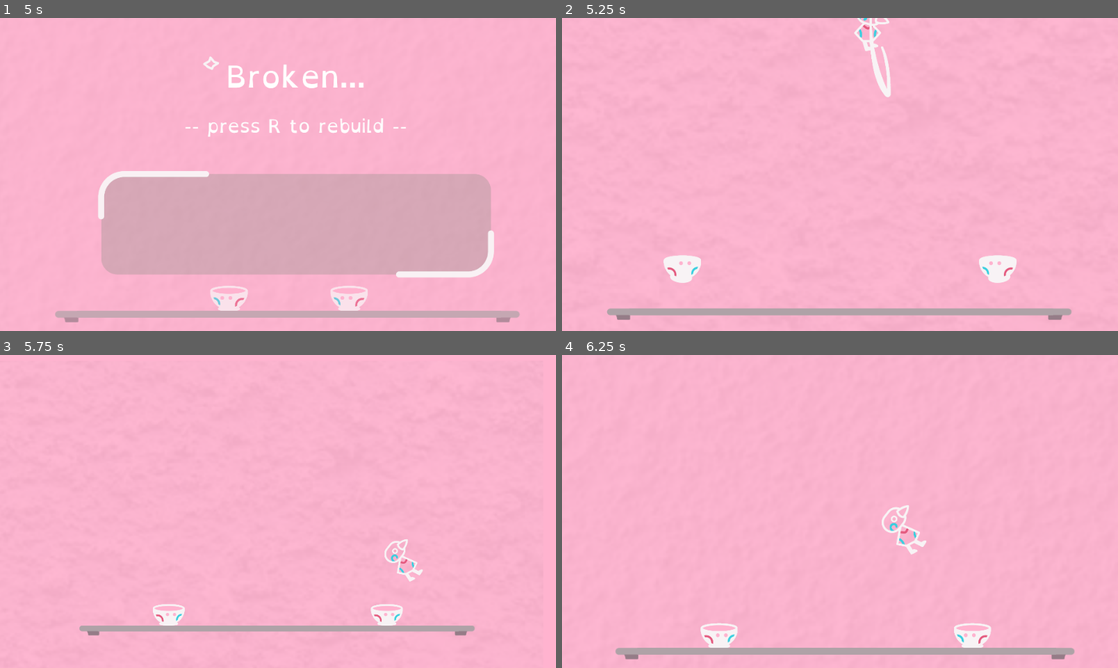
Above: before the commit, frames 1-4 (two rows, left to right).
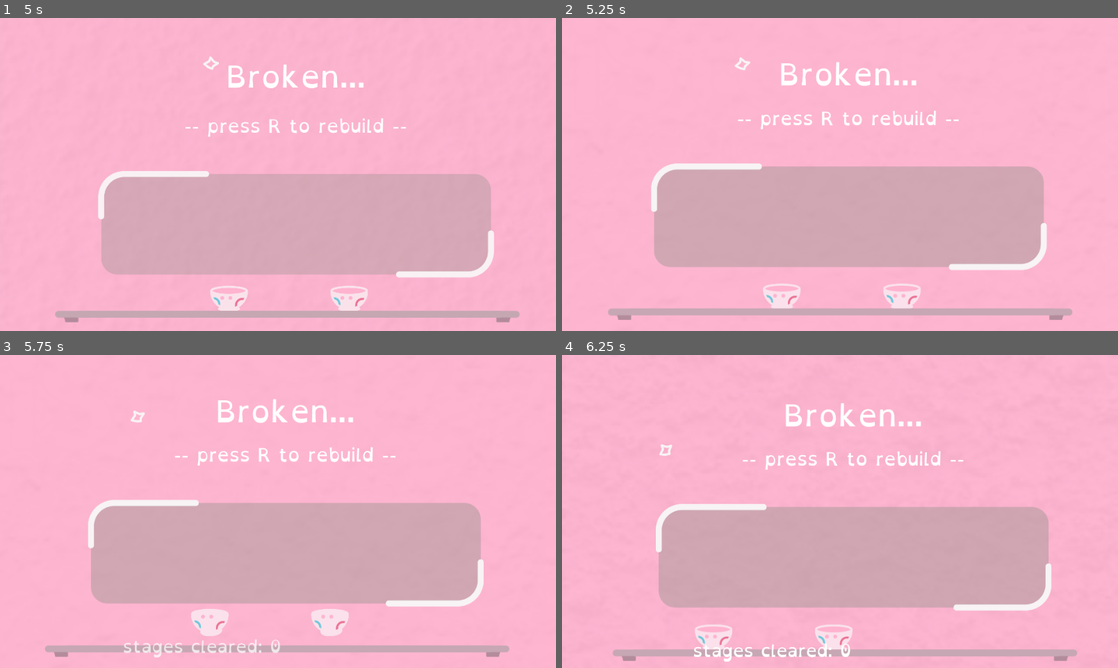
Above: after the commit, the same moments.

Repository: TrueNarwhak/Glassware
Game: Godot game, scene res://rooms/Controller.tscn
The game is run twice, just before and just after one commit, with the same random seed, the same clock (stepped at 60 frames per second) and the same inputs.
Inputs (mouse positions are in pixels of both pictures, inside the frame that each line leads up to):
- Up to frame 1 (5 s): tap Enter (ui_accept) at 0.5 s; move the mouse to (400, 158) at 0.52 s; hold D (move_right) 0.53-2.03 s; click (400, 158) at 0.6 s; tap Space (jump) at 0.77, 1.07, 1.52, 1.82, 3.02, 3.32, 3.77, 4.07, 4.52, 4.82 s; move the mouse to (166, 190) at 1.27 s; click (166, 190) at 1.35 s; move the mouse to (333, 105) at 2.02 s; hold A (move_left) 2.03-2.78 s; click (333, 105) at 2.1 s; move the mouse to (250, 237) at 2.77 s; hold D (move_right) 2.78-4.28 s; click (250, 237) at 2.85 s; move the mouse to (444, 221) at 3.52 s; click (444, 221) at 3.6 s; move the mouse to (111, 127) at 4.27 s; hold A (move_left) from 4.28 s (still down); click (111, 127) at 4.35 s
- Up to frame 2 (5.25 s): tap R (restart) at 5 s; move the mouse to (867, 174) at 5.02 s; release A (move_left) at 5.03 s; hold D (move_right) from 5.03 s (still down); click (867, 174) at 5.1 s
- Up to frame 3 (5.75 s): keep holding D (move_right)
- Up to frame 4 (6.25 s): tap R (restart) at 5.75 s; move the mouse to (756, 433) at 5.77 s; release D (move_right) at 5.78 s; hold A (move_left) from 5.78 s (still down); click (756, 433) at 5.85 s; tap Space (jump) at 6.02 s

Frame 1 is identical in both runs. In frame 2, 25% of the frame differs, in the area x 8-92%, y 0-97%; in frame 3, 29%, in the area x 8-92%, y 14-97%; in frame 4, 26%.

Commit message:
Run stats added stages cleared
need another value probably

Diff:
--- a/Glass Like/objects/Player.tscn
+++ b/Glass Like/objects/Player.tscn
@@ -145,13 +145,13 @@
 [node name="BatWingsL" type="AnimatedSprite" parent="BatWings"]
 position = Vector2( 7, -10 )
 frames = SubResource( 4 )
-frame = 2
+frame = 1
 playing = true
 
 [node name="BatWingsR" type="AnimatedSprite" parent="BatWings"]
 position = Vector2( 239, -10 )
 frames = SubResource( 4 )
-frame = 2
+frame = 1
 playing = true
 flip_h = true
 
--- a/Glass Like/rooms/Menus/RunStats.gd
+++ b/Glass Like/rooms/Menus/RunStats.gd
@@ -6,6 +6,8 @@
 onready var slot_large0 = $Control/FadeIn/SlotLarge0
 onready var slot_large1 = $Control/FadeIn/SlotLarge1
 onready var slot_large2 = $Control/FadeIn/SlotLarge2
+
+onready var stages_cleared_num = $Control/FadeIn2/StagesClearedNum
 
 var can_respawn = false
 
@@ -16,6 +18,8 @@
 	slot_large1.texture = item_hud.slot1.texture
 	slot_large2.texture = item_hud.slot2.texture
 
+	stages_cleared_num.text = str(ItemAndStages.stages_cleared)
+
 func _process(delta):
 	if Input.is_action_just_pressed("restart") and can_respawn:
 		get_tree().reload_current_scene()
--- a/Glass Like/rooms/Menus/RunStats.tscn
+++ b/Glass Like/rooms/Menus/RunStats.tscn
@@ -15,9 +15,13 @@
 size = 32
 font_data = ExtResource( 1 )
 
+[sub_resource type="DynamicFont" id=5]
+size = 30
+font_data = ExtResource( 1 )
+
 [sub_resource type="Animation" id=3]
 resource_name = "ComeIn"
-length = 2.1
+length = 3.1
 tracks/0/type = "value"
 tracks/0/path = NodePath("Come:position")
 tracks/0/interp = 1
@@ -97,12 +101,48 @@
 tracks/6/imported = false
 tracks/6/enabled = true
 tracks/6/keys = {
-"times": PoolRealArray( 1.7 ),
+"times": PoolRealArray( 2.8 ),
 "transitions": PoolRealArray( 1 ),
 "values": [ {
 "args": [  ],
 "method": "set_respawn_ability"
 } ]
+}
+tracks/7/type = "value"
+tracks/7/path = NodePath("FadeIn2:visible")
+tracks/7/interp = 1
+tracks/7/loop_wrap = true
+tracks/7/imported = false
+tracks/7/enabled = true
+tracks/7/keys = {
+"times": PoolRealArray( 0, 2.2 ),
+"transitions": PoolRealArray( 1, 1 ),
+"update": 1,
+"values": [ false, true ]
+}
+tracks/8/type = "value"
+tracks/8/path = NodePath("FadeIn2:modulate")
+tracks/8/interp = 1
+tracks/8/loop_wrap = true
+tracks/8/imported = false
+tracks/8/enabled = true
+tracks/8/keys = {
+"times": PoolRealArray( 2.2, 2.7 ),
+"transitions": PoolRealArray( 1, 0.287175 ),
+"update": 0,
+"values": [ Color( 1, 1, 1, 0 ), Color( 1, 1, 1, 1 ) ]
+}
+tracks/9/type = "value"
+tracks/9/path = NodePath("FadeIn2:position")
+tracks/9/interp = 1
+tracks/9/loop_wrap = true
+tracks/9/imported = false
+tracks/9/enabled = true
+tracks/9/keys = {
+"times": PoolRealArray( 2.1, 2.7 ),
+"transitions": PoolRealArray( 0.34151, 0.34151 ),
+"update": 0,
+"values": [ Vector2( -54, 44 ), Vector2( 0, 44 ) ]
 }
 
 [sub_resource type="Animation" id=4]
@@ -179,6 +219,42 @@
 "update": 0,
 "values": [ Color( 1, 0.705882, 0.815686, 0 ) ]
 }
+tracks/6/type = "value"
+tracks/6/path = NodePath("FadeIn2:visible")
+tracks/6/interp = 1
+tracks/6/loop_wrap = true
+tracks/6/imported = false
+tracks/6/enabled = true
+tracks/6/keys = {
+"times": PoolRealArray( 0 ),
+"transitions": PoolRealArray( 1 ),
+"update": 0,
+"values": [ false ]
+}
+tracks/7/type = "value"
+tracks/7/path = NodePath("FadeIn2:modulate")
+tracks/7/interp = 1
+tracks/7/loop_wrap = true
+tracks/7/imported = false
+tracks/7/enabled = true
+tracks/7/keys = {
+"times": PoolRealArray( 0 ),
+"transitions": PoolRealArray( 1 ),
+"update": 0,
+"values": [ Color( 1, 1, 1, 0 ) ]
+}
+tracks/8/type = "value"
+tracks/8/path = NodePath("FadeIn2:position")
+tracks/8/interp = 1
+tracks/8/loop_wrap = true
+tracks/8/imported = false
+tracks/8/enabled = true
+tracks/8/keys = {
+"times": PoolRealArray( 0 ),
+"transitions": PoolRealArray( 1 ),
+"update": 0,
+"values": [ Vector2( 0, 0 ) ]
+}
 
 [node name="RunStats" type="Node2D"]
 script = ExtResource( 6 )
@@ -253,6 +329,40 @@
 position = Vector2( 160, 343 )
 texture = ExtResource( 4 )
 
+[node name="FadeIn2" type="Node2D" parent="Control"]
+visible = false
+modulate = Color( 1, 1, 1, 0 )
+
+[node name="StagesCleared" type="Label" parent="Control/FadeIn2"]
+anchor_left = 0.5
+anchor_right = 0.5
+margin_left = -305.0
+margin_top = 414.0
+margin_right = 5.0
+margin_bottom = 505.0
+custom_fonts/font = SubResource( 5 )
+text = "stages cleared: "
+align = 1
+valign = 1
+__meta__ = {
+"_edit_use_anchors_": false
+}
+
+[node name="StagesClearedNum" type="Label" parent="Control/FadeIn2"]
+anchor_left = 0.5
+anchor_right = 0.5
+margin_left = -28.0
+margin_top = 433.0
+margin_right = 3.0
+margin_bottom = 486.0
+custom_fonts/font = SubResource( 5 )
+text = "0"
+align = 1
+valign = 1
+__meta__ = {
+"_edit_use_anchors_": false
+}
+
 [node name="AnimationPlayer" type="AnimationPlayer" parent="Control"]
 anims/ComeIn = SubResource( 3 )
 anims/RESET = SubResource( 4 )
Not shown: 1 places in Glass Like/rooms/Menus/RunStats.tscn that only renumber resources
